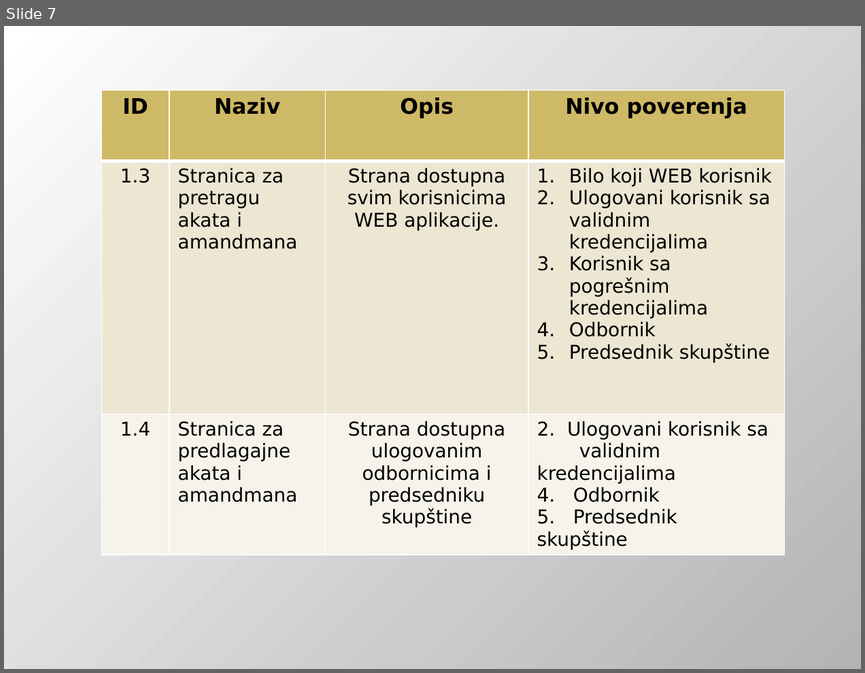
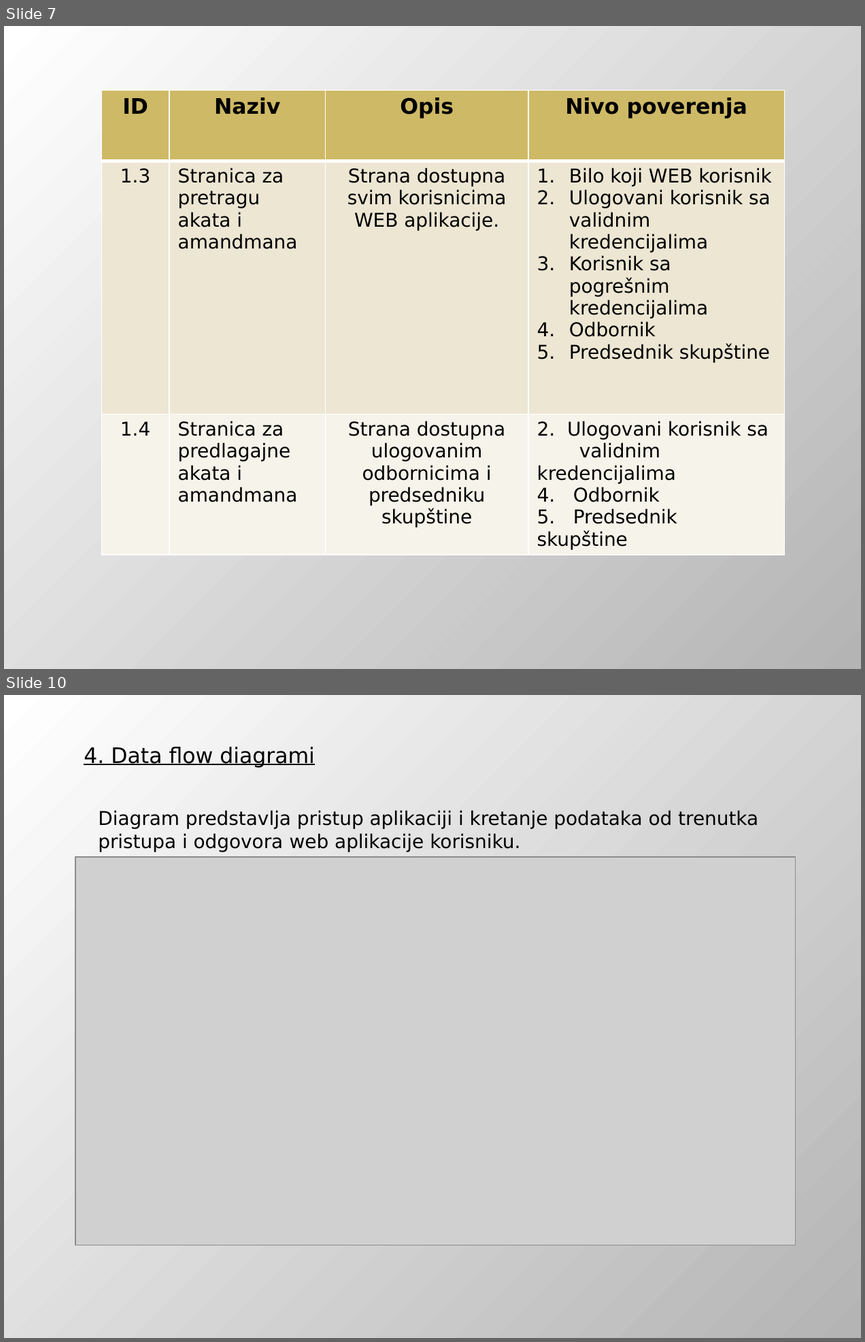
Before and after one commit to DejanUrosevic/XML-Projekat, a slide deck: Model Pretnji.pptx. Shown one above the other, each under a label of ours: slide 7 before the commit, slides 7 and 10 after it; the slides between them are not shown. The pictures are 865x673 and 865x1342 pixels, drawn with LibreOffice and Linux fonts; fonts in the diff are those of the drawing; grey boxes stand for pictures. Boxes give left, top, right and bottom in pixels: in the first picture for what was removed or moved away, otherwise in the second. Text is boxed around its words. In the diff, an @@ line names an element or a change of style, - is before the commit and + after.

Commit message:
U permisije dodat Korisnik koji samo cita sa baze. Permisije i Data flow diagram dodati na prezentaciju.

```diff
--- a/Model Pretnji.pptx
+++ b/Model Pretnji.pptx
@@ slide 10 added at <box>4,695,861,1338</box>, background gradient #FFFFFF to #B4B4B4 @@
@@ text added at <box>84,747,315,768</box>, 18 pt, text #000000, underline @@
+4. Data flow diagrami
@@ text added at <box>98,810,758,852</box>, 16 pt, text #000000 @@
+Diagram predstavlja pristup aplikaciji i kretanje podataka od trenutka pristupa i odgovora web aplikacije korisniku.
@@ picture added at <box>75,857,795,1245</box> @@
```
Also in this commit, not shown: 6 other slides added.
